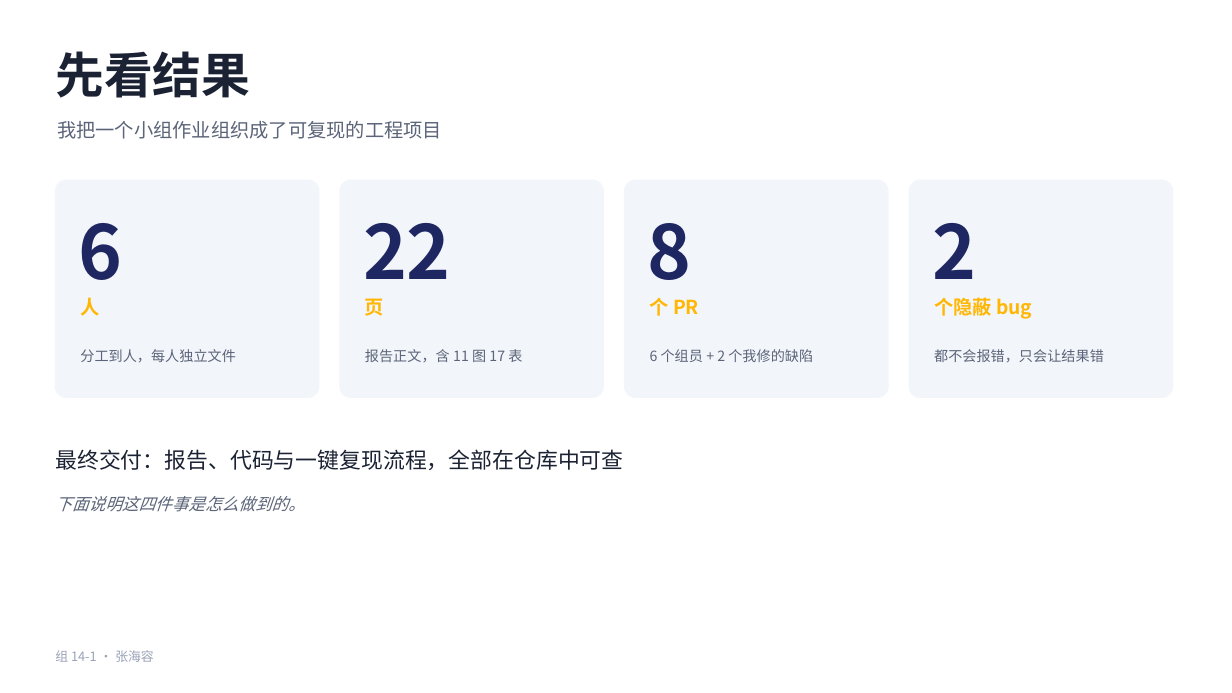
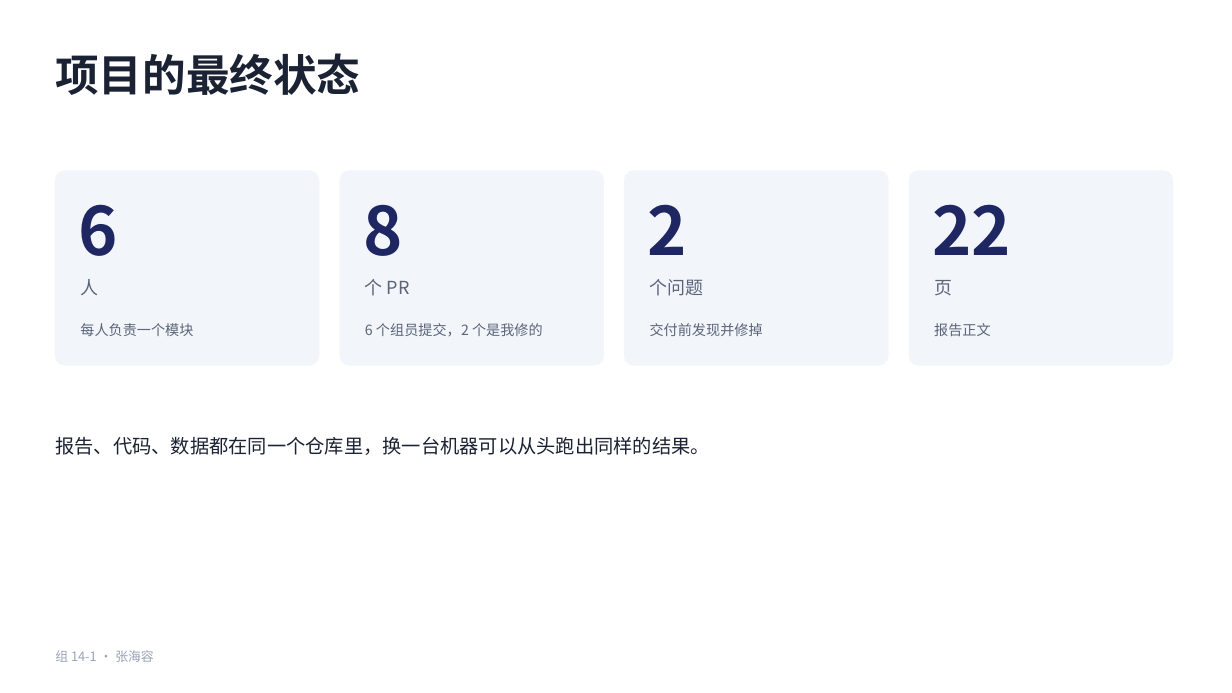
Before and after one commit to HRzhangStat/camera-calibration, a slide deck: slide 2 of 组14-1-组长贡献.pptx. Drawn at 1232x693 pixels with LibreOffice and Linux fonts; fonts in the diff are those of the drawing. Boxes give left, top, right and bottom in pixels: in the first picture for what was removed or moved away, otherwise in the second. Text is boxed around its words. In the diff, an @@ line names an element or a change of style, - is before the commit and + after.

```diff
--- a/组14-1-组长贡献.pptx
+++ b/组14-1-组长贡献.pptx
@@ text at box(55, 53, 360, 95): text changed; size 38 to 34 pt @@
-先看结果
+项目的最终状态
@@ text removed at box(57, 121, 442, 139) @@
-我把一个小组作业组织成了可复现的工程项目
@@ rounded rectangle: place and size @@
-rounded rectangle at box(55, 180, 319, 397)
+rounded rectangle at box(55, 171, 319, 365)
@@ rounded rectangle: place and size @@
-rounded rectangle at box(340, 180, 604, 397)
+rounded rectangle at box(340, 171, 604, 365)
@@ rounded rectangle: place and size @@
-rounded rectangle at box(625, 180, 888, 397)
+rounded rectangle at box(625, 171, 888, 365)
@@ proportions changed in 4 elements at box(55, 171, 319, 365), box(340, 171, 604, 365), box(625, 171, 888, 365), box(909, 171, 1173, 365) @@
@@ rounded rectangle: place and size @@
-rounded rectangle at box(909, 180, 1173, 397)
+rounded rectangle at box(909, 171, 1173, 365)
@@ text "6": place and size @@
-text "6" at box(79, 223, 123, 298)
+text "6" at box(79, 204, 118, 256)
@@ text "8": place and size @@
-text "8" at box(648, 223, 692, 298)
+text "8" at box(363, 204, 402, 256)
@@ size 58 to 52 pt in 4 elements at box(79, 204, 118, 256), box(932, 204, 1011, 255), box(363, 204, 402, 256), box(648, 204, 687, 255) @@
@@ text "2": place and size @@
-text "2" at box(932, 223, 976, 298)
+text "2" at box(648, 204, 687, 255)
@@ text "22": place and size @@
-text "22" at box(363, 223, 451, 279)
+text "22" at box(932, 204, 1011, 255)
@@ text "人": place and size @@
-text "人" at box(80, 297, 99, 316)
+text "人" at box(80, 279, 98, 295)
@@ size 15 to 14 pt, text colour #FFB703 to #5B6478, bold off in 3 elements at box(80, 279, 98, 295), box(934, 280, 952, 295), box(365, 279, 410, 296) @@
@@ text "个 PR": place and size @@
-text "个 PR" at box(650, 297, 699, 316)
+text "个 PR" at box(365, 279, 410, 296)
@@ text added at box(650, 279, 704, 296), 14 pt, text #5B6478 @@
+个问题
@@ text "页": place and size @@
-text "页" at box(365, 298, 384, 316)
+text "页" at box(934, 280, 952, 295)
@@ text added at box(80, 323, 193, 336), 11 pt, text #5B6478 @@
+每人负责一个模块
@@ text at box(365, 323, 543, 336): text changed @@
-6 个组员 + 2 个我修的缺陷
+6 个组员提交，2 个是我修的
@@ text added at box(650, 323, 763, 336), 11 pt, text #5B6478 @@
+交付前发现并修掉
@@ text at box(934, 323, 991, 336): text changed; size 15 to 11 pt; text colour #FFB703 to #5B6478; bold off @@
-个隐蔽 bug
+报告正文
@@ text removed at box(80, 349, 236, 362) @@
-分工到人，每人独立文件
@@ text removed at box(365, 349, 522, 362) @@
-报告正文，含 11 图 17 表
@@ text removed at box(934, 349, 1104, 362) @@
-都不会报错，只会让结果错
@@ text at box(55, 436, 709, 455): text changed; size 17 to 15 pt @@
-最终交付：报告、代码与一键复现流程，全部在仓库中可查
+报告、代码、数据都在同一个仓库里，换一台机器可以从头跑出同样的结果。
@@ text removed at box(55, 496, 305, 512) @@
-下面说明这四件事是怎么做到的。
```
Also in this commit, not shown: 5 other slides changed, 4 slides added, 4 slides removed.
